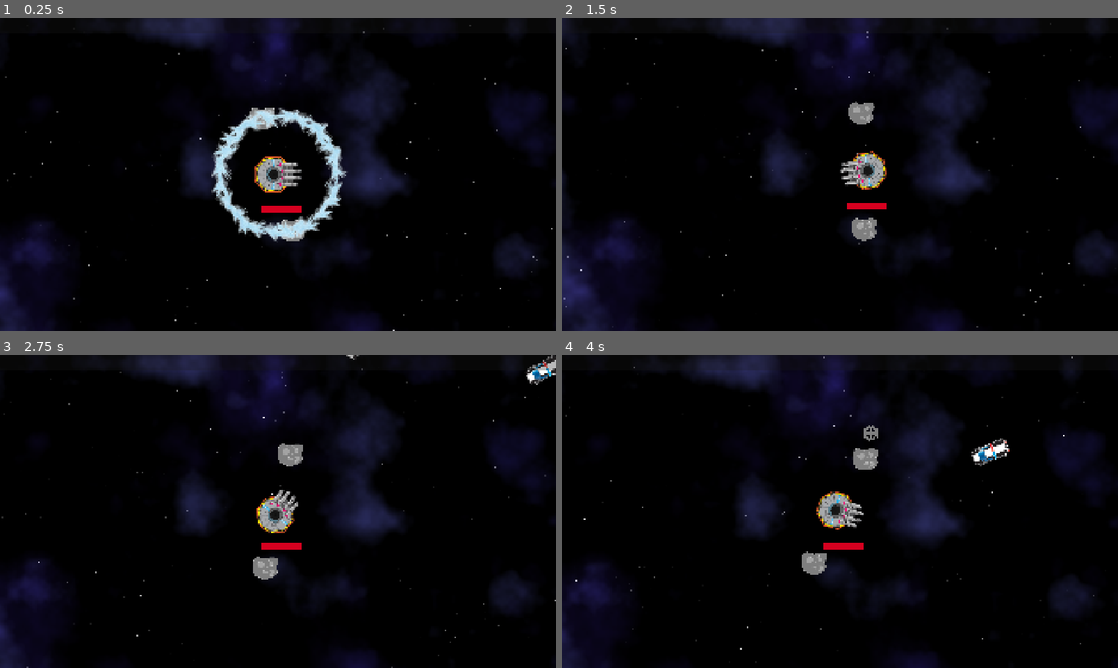
Above: before the commit, frames 1-4 (two rows, left to right).
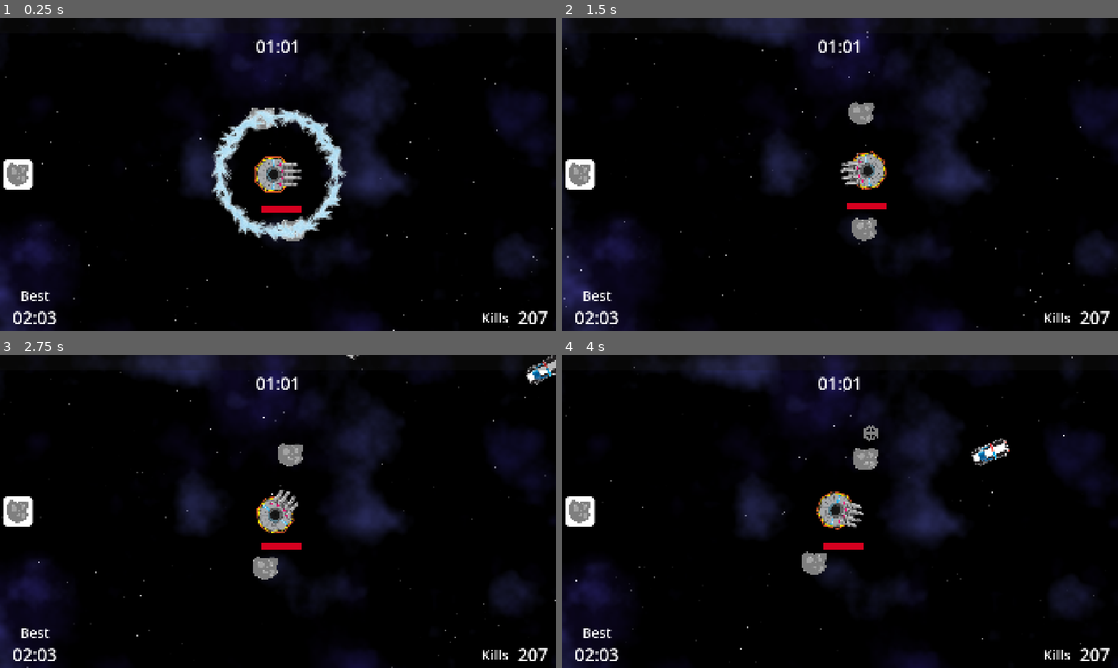
Above: after the commit, the same moments.

Repository: two-sticks-and-a-rock/space-arcade
Game: Godot game, scene res://scenes/main.tscn
Same seed, same stepped clock (60 frames per second), same inputs: the game is played once before the commit and once after it.
Inputs (mouse positions are in pixels of both pictures, inside the frame that each line leads up to):
- Up to frame 1 (0.25 s): no input
- Up to frame 2 (1.5 s): move the mouse to (962, 158) at 0.52 s; press the mouse at (962, 158) at 0.53 s; move the mouse to (728, 190) at 1.27 s; release the mouse at (728, 190) at 1.28 s; click (728, 190) at 1.35 s
- Up to frame 3 (2.75 s): move the mouse to (333, 442) at 2.02 s; press the mouse at (333, 442) at 2.03 s
- Up to frame 4 (4 s): move the mouse to (812, 574) at 2.77 s; release the mouse at (812, 574) at 2.78 s; click (812, 574) at 2.85 s; move the mouse to (1006, 558) at 3.52 s; press the mouse at (1006, 558) at 3.53 s

The runs differ from the first frame. In frame 1, 1.2% of the frame differs, in the area x 0-99%, y 6-98%; in frame 2, 1.2%; in frame 3, 1.2%; in frame 4, 1.2%.

Commit message:
HUD updates

Diff:
--- a/scenes/player/player.gd
+++ b/scenes/player/player.gd
@@ -4,7 +4,7 @@
 @export var frost_nova_scene : PackedScene
 
 @onready var hp_bar : ProgressBar = $hp
-@onready var xp_bar : ProgressBar = $XpCanvas/XpBar
+@onready var xp_bar : ProgressBar = $Hud/XpBar
 @onready var magnet_collider : CollisionShape2D = $XpMagnet/CollisionShape2D
 @onready var sprite : Sprite2D = $Sprite2D
 
--- a/scenes/player/player.tscn
+++ b/scenes/player/player.tscn
@@ -7,6 +7,8 @@
 [ext_resource type="PackedScene" uid="uid://dyeikbrn1kse8" path="res://scenes/player/player_weapons/frost_nova/frost_nova.tscn" id="3_qek5x"]
 [ext_resource type="Texture2D" uid="uid://d1ket6flnqnch" path="res://art/sprites/player/player_ship_v02_128x162.svg" id="4_0owmy"]
 [ext_resource type="PackedScene" uid="uid://dto3jjxkpeho1" path="res://scenes/xp/xp_bar.tscn" id="6_75vfm"]
+[ext_resource type="Theme" uid="uid://drsxtvymgay2s" path="res://scenes/ui/themes/default/default.tres" id="8_qek5x"]
+[ext_resource type="Texture2D" uid="uid://c3tnm6dujlkue" path="res://art/sprites/bullets/orbiter_placeholder 2.png" id="9_5gtgg"]
 
 [sub_resource type="CircleShape2D" id="CircleShape2D_gmlin"]
 radius = 64.0
@@ -15,6 +17,14 @@
 
 [sub_resource type="StyleBoxFlat" id="StyleBoxFlat_lvxji"]
 bg_color = Color(0.8392157, 0, 0.12156863, 1)
+
+[sub_resource type="StyleBoxFlat" id="StyleBoxFlat_5gtgg"]
+bg_color = Color(1, 1, 1, 1)
+corner_radius_top_left = 12
+corner_radius_top_right = 12
+corner_radius_bottom_right = 12
+corner_radius_bottom_left = 12
+corner_detail = 5
 
 [sub_resource type="CircleShape2D" id="CircleShape2D_kcn5b"]
 radius = 147.16656
@@ -60,14 +70,102 @@
 value = 100.0
 show_percentage = false
 
-[node name="XpCanvas" type="CanvasLayer" parent="." unique_id=852667993]
-offset = Vector2(-960, -540)
-transform = Transform2D(1, 0, 0, 1, -960, -540)
-follow_viewport_enabled = true
+[node name="Hud" type="CanvasLayer" parent="." unique_id=852667993]
 
-[node name="XpBar" parent="XpCanvas" unique_id=804379581 instance=ExtResource("6_75vfm")]
+[node name="XpBar" parent="Hud" unique_id=804379581 instance=ExtResource("6_75vfm")]
 max_value = 1920.0
 value = 1920.0
+
+[node name="PlayTimeDisplayed" type="Label" parent="Hud" unique_id=1379446046]
+offset_top = 57.0
+offset_right = 1920.0
+offset_bottom = 140.0
+theme = ExtResource("8_qek5x")
+text = "01:01"
+horizontal_alignment = 1
+vertical_alignment = 1
+
+[node name="HSplitContainer" type="HSplitContainer" parent="Hud" unique_id=658359512]
+anchors_preset = 12
+anchor_top = 1.0
+anchor_right = 1.0
+anchor_bottom = 1.0
+offset_top = -84.0
+grow_horizontal = 2
+grow_vertical = 0
+size_flags_vertical = 8
+offset_transform_enabled = true
+offset_transform_position = Vector2(0, -4)
+split_offsets = PackedInt32Array(154)
+split_offset = 154
+
+[node name="VBoxContainer" type="VBoxContainer" parent="Hud/HSplitContainer" unique_id=87254059]
+layout_mode = 2
+theme_override_constants/separation = 2
+
+[node name="BestTimeLabel" type="Label" parent="Hud/HSplitContainer/VBoxContainer" unique_id=1061438833]
+custom_minimum_size = Vector2(240, 0)
+custom_maximum_size = Vector2(240, -1)
+layout_mode = 2
+theme = ExtResource("8_qek5x")
+theme_override_font_sizes/font_size = 48
+text = "Best"
+horizontal_alignment = 1
+vertical_alignment = 1
+
+[node name="BestTimeValue" type="Label" parent="Hud/HSplitContainer/VBoxContainer" unique_id=1390953460]
+custom_minimum_size = Vector2(240, 0)
+custom_maximum_size = Vector2(240, -1)
+layout_mode = 2
+theme = ExtResource("8_qek5x")
+text = "02:03"
+horizontal_alignment = 1
+vertical_alignment = 1
+
+[node name="HBoxContainer" type="HBoxContainer" parent="Hud/HSplitContainer" unique_id=2107180886]
+layout_mode = 2
+size_flags_horizontal = 8
+size_flags_vertical = 8
+alignment = 1
+
+[node name="KillsLabel" type="Label" parent="Hud/HSplitContainer/HBoxContainer" unique_id=398882436]
+custom_minimum_size = Vector2(100, 0)
+custom_maximum_size = Vector2(100, -1)
+layout_mode = 2
+theme = ExtResource("8_qek5x")
+theme_override_font_sizes/font_size = 48
+text = "Kills"
+horizontal_alignment = 2
+vertical_alignment = 1
+
+[node name="KillsValue" type="Label" parent="Hud/HSplitContainer/HBoxContainer" unique_id=1480804138]
+custom_minimum_size = Vector2(160, 0)
+custom_maximum_size = Vector2(240, -1)
+layout_mode = 2
+theme = ExtResource("8_qek5x")
+text = "207"
+horizontal_alignment = 1
+vertical_alignment = 1
+
+[node name="WeaponTray" type="VBoxContainer" parent="Hud" unique_id=533004775]
+anchors_preset = 9
+anchor_bottom = 1.0
+grow_vertical = 2
+alignment = 1
+
+[node name="WeaponIcon" type="PanelContainer" parent="Hud/WeaponTray" unique_id=2111764474]
+custom_minimum_size = Vector2(100, 100)
+layout_mode = 2
+offset_transform_enabled = true
+offset_transform_position = Vector2(12, 0)
+theme_override_styles/panel = SubResource("StyleBoxFlat_5gtgg")
+
+[node name="TextureRect" type="TextureRect" parent="Hud/WeaponTray/WeaponIcon" unique_id=1428939661]
+custom_maximum_size = Vector2(84, 84)
+layout_mode = 2
+size_flags_horizontal = 4
+size_flags_vertical = 4
+texture = ExtResource("9_5gtgg")
 
 [node name="XpMagnet" type="Area2D" parent="." unique_id=1871784061]
 collision_layer = 32
--- a/scenes/ui/menu.tscn
+++ b/scenes/ui/menu.tscn
@@ -7,6 +7,7 @@
 
 [node name="Menu" type="CanvasLayer" unique_id=1623096271]
 process_mode = 3
+layer = 2
 script = ExtResource("1_wedc3")
 
 [node name="PanelContainer" type="PanelContainer" parent="." unique_id=855877974]
--- a/scenes/ui/upgrade_menu.tscn
+++ b/scenes/ui/upgrade_menu.tscn
@@ -4,6 +4,7 @@
 
 [node name="UpgradeMenu" type="CanvasLayer" unique_id=1651193659]
 process_mode = 2
+layer = 2
 script = ExtResource("1_211cs")
 
 [node name="PanelContainer" type="PanelContainer" parent="." unique_id=795516997]
--- a/scenes/xp/xp_bar.gd
+++ b/scenes/xp/xp_bar.gd
@@ -21,10 +21,7 @@
 	value = 0
 	set_visible_step_mult()
 
-func _physics_process(delta):
-	position -= Mover.get_movement()*delta
-	position = lerp(position, Vector2.ZERO, 0.1)
-
+func _physics_process(_delta):
 	value = curr_xp * step_mult
 
 func set_next_xp_threshold() -> void:
